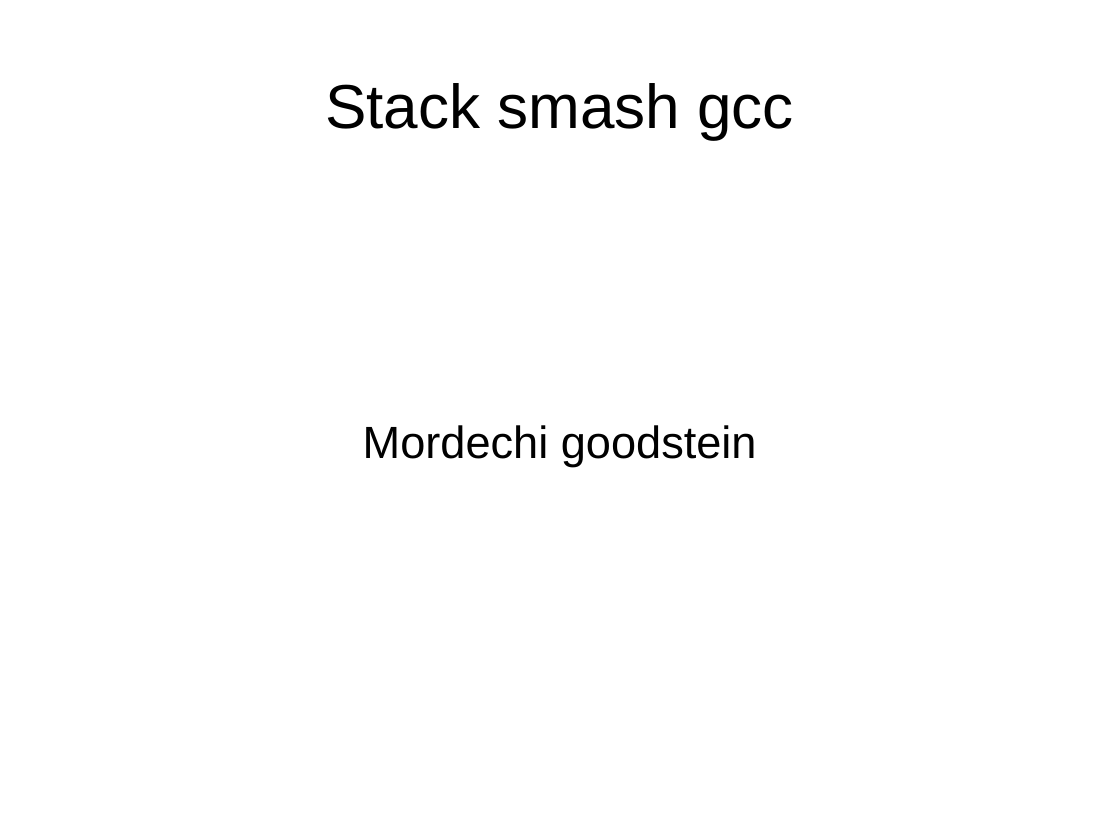
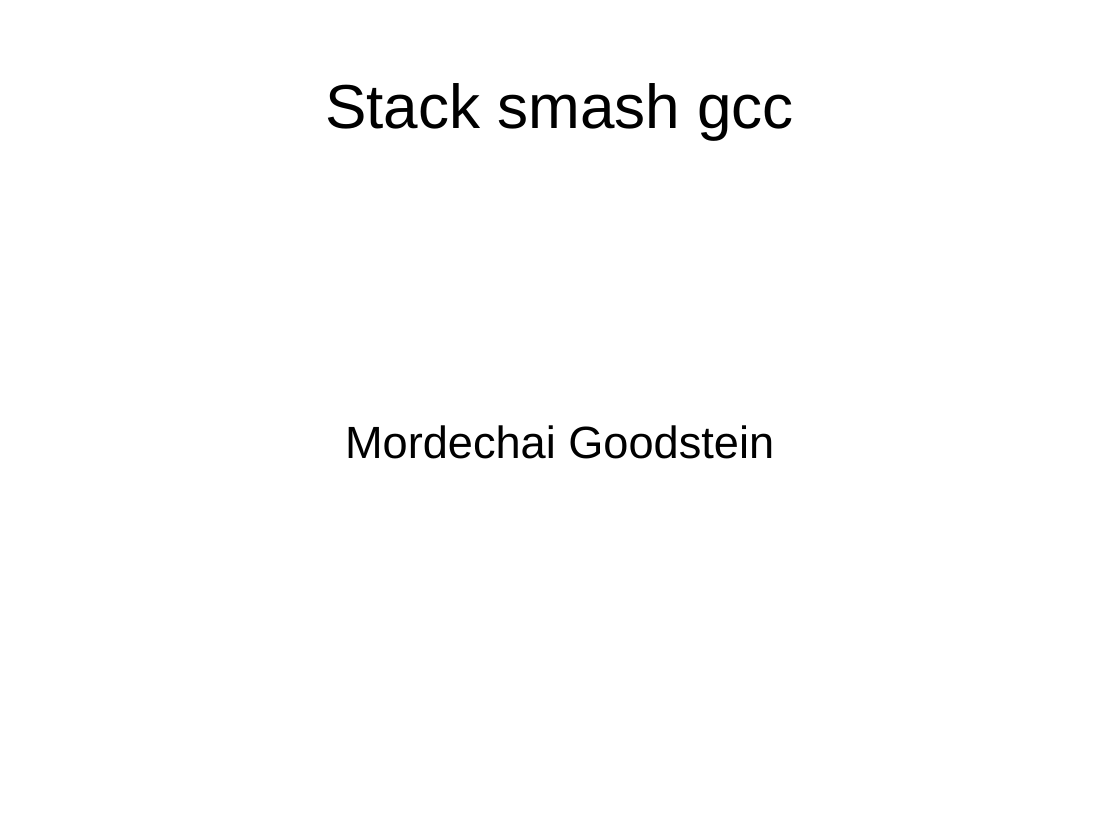
Before and after one commit to gomord/posix_locks, a slide deck: slide 1 of how_canarys_start/canarys/canarys.odp. Drawn at 1120x840 pixels with LibreOffice and Linux fonts; fonts in the diff are those of the drawing. Boxes give left, top, right and bottom in pixels: in the first picture for what was removed or moved away, otherwise in the second. Text is boxed around its words. In the diff, an @@ line names an element or a change of style, - is before the commit and + after.

Commit message:
add odp

```diff
--- a/how_canarys_start/canarys/canarys.odp
+++ b/how_canarys_start/canarys/canarys.odp
@@ subtitle at box(345, 425, 774, 459): text changed @@
-Mordechi goodstein
+Mordechai Goodstein
```
